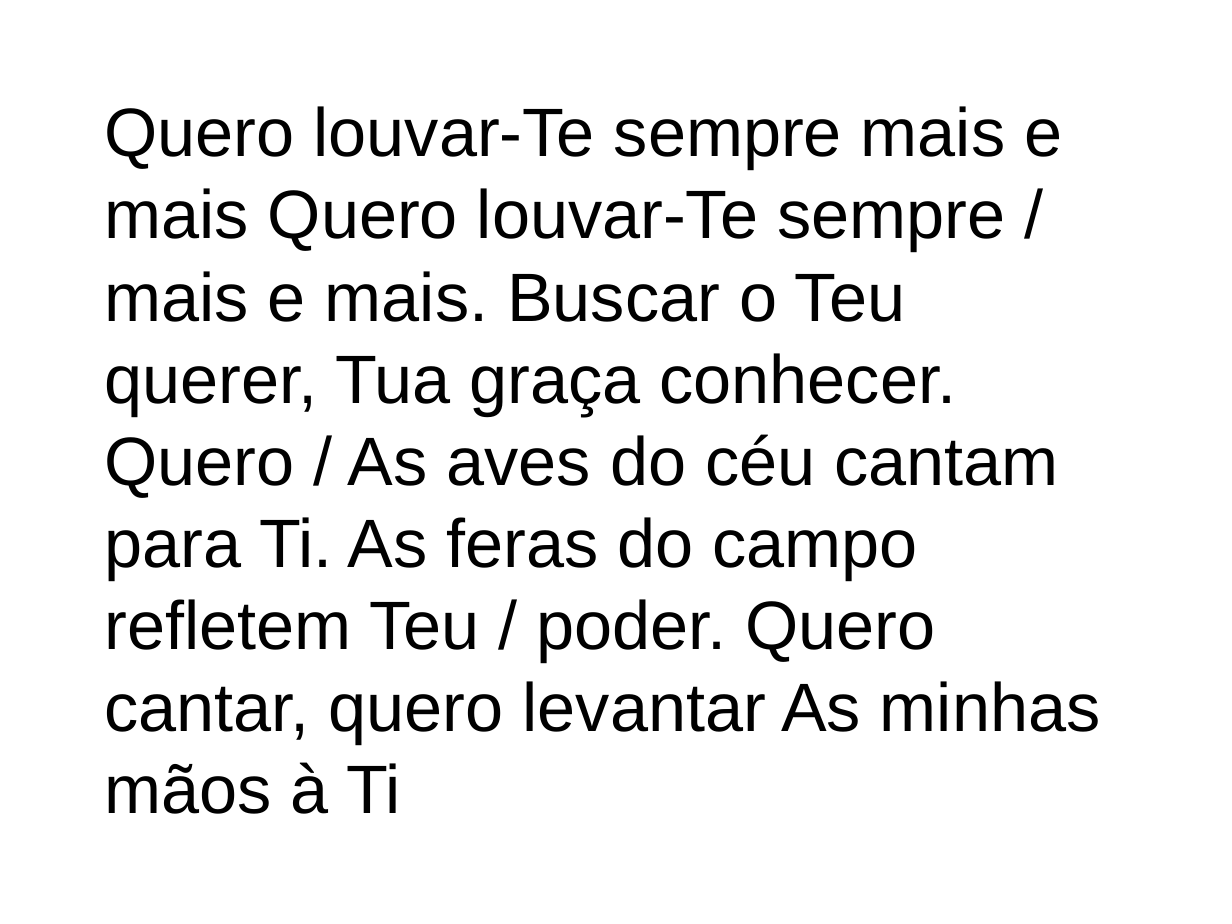
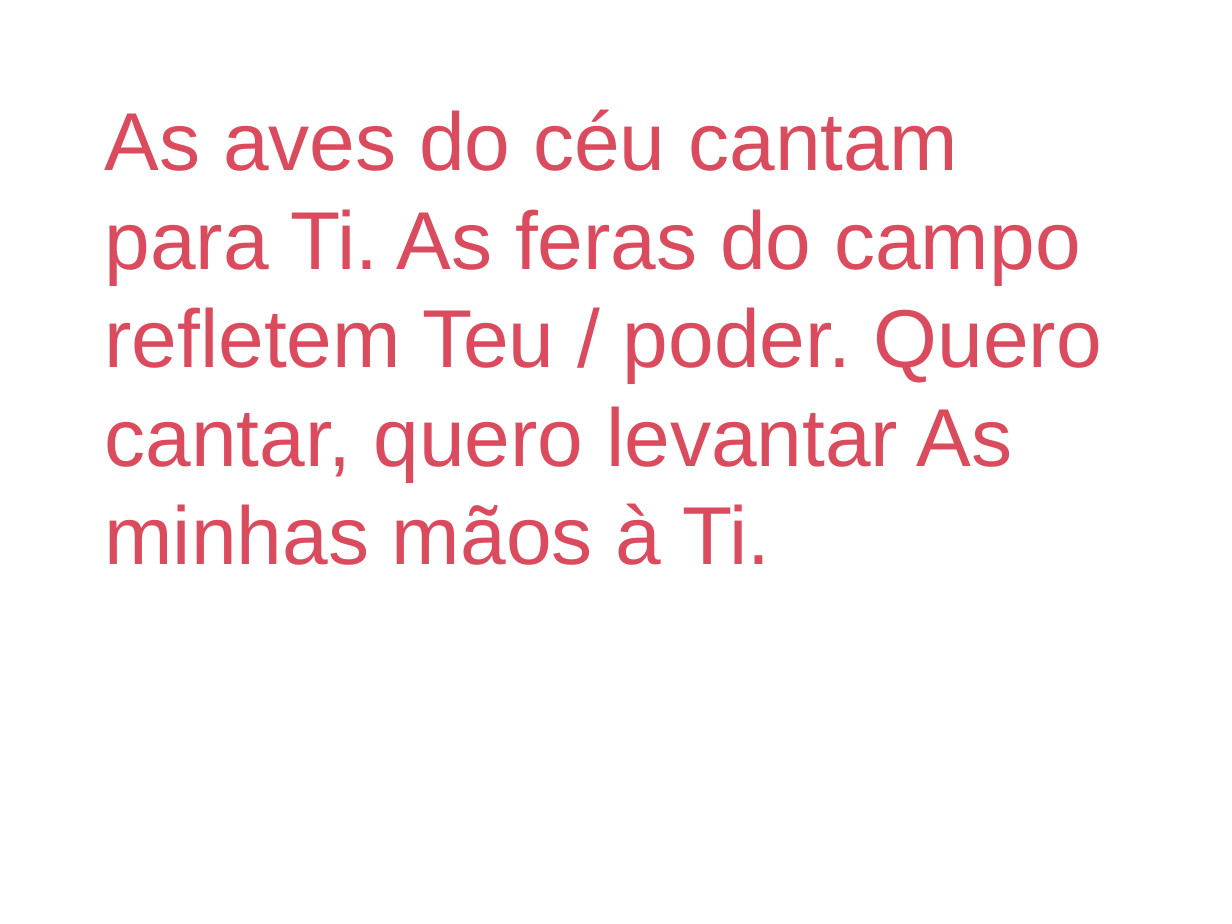
Before and after one commit to inmjava/MissaGenerator, a slide deck: slide 77 of cantos-ppt.ppt (slide 75 before the commit). Drawn at 1232x924 pixels with LibreOffice and Linux fonts; fonts in the diff are those of the drawing. Boxes give left, top, right and bottom in pixels: in the first picture for what was removed or moved away, otherwise in the second. Text is boxed around its words. In the diff, an @@ line names an element or a change of style, - is before the commit and + after.

```diff
--- a/cantos-ppt.ppt
+++ b/cantos-ppt.ppt
@@ title at [105, 109, 1102, 565]: text changed; size 40 to 48 pt; text colour #000000 to #DB4B5E @@
-Quero louvar-Te sempre mais e mais Quero louvar-Te sempre / mais e mais. Buscar o Teu querer, Tua graça conhecer. Quero / As aves do céu cantam para Ti. As feras do campo refletem Teu / poder. Quero cantar, quero levantar As minhas mãos à Ti
+As aves do céu cantam para Ti. As feras do campo refletem Teu / poder. Quero cantar, quero levantar As minhas mãos à Ti.
```
Also in this commit, not shown: 43 other slides changed, 7 slides added, 1 slide removed, 2 other files.
